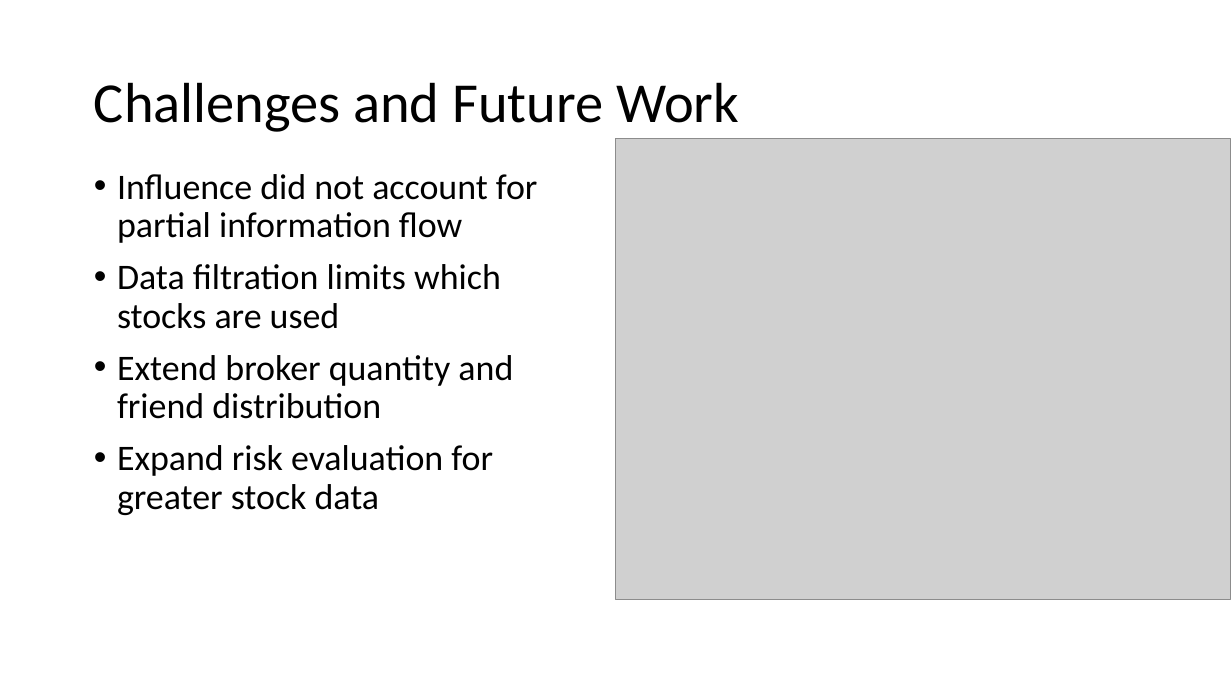
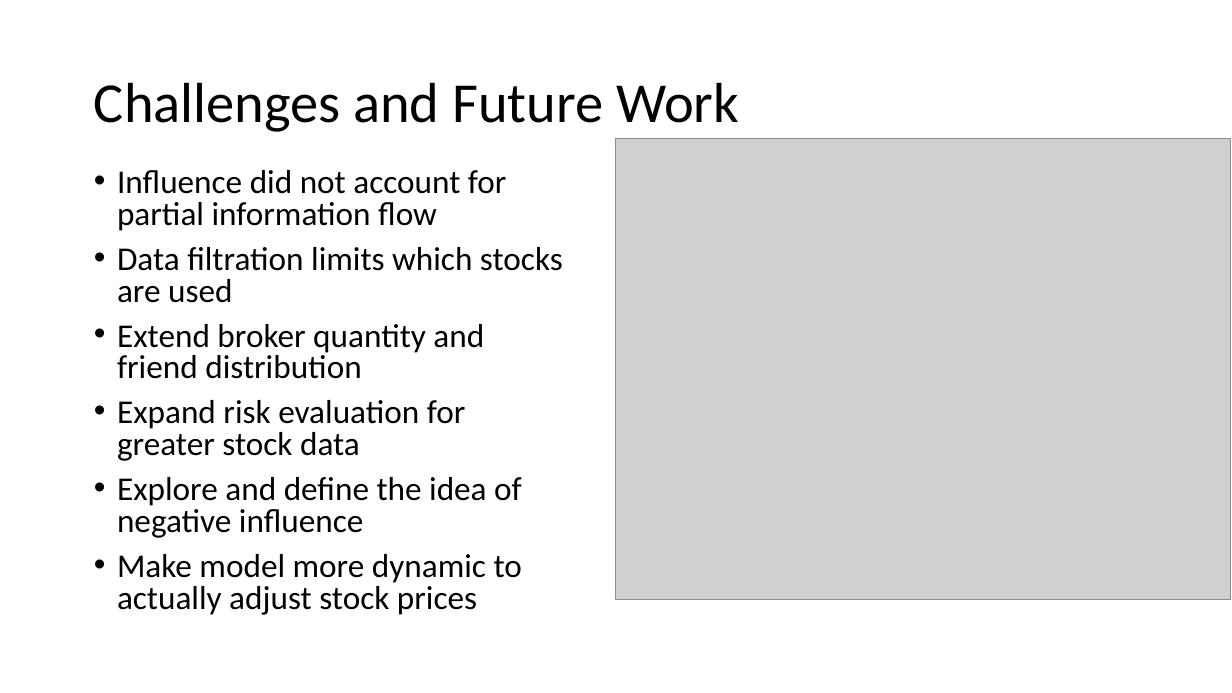
Before and after one commit to rjudy1/ComplexSystemsProject, a slide deck: slide 8 of Project Status Report Final/finalpresentation.pptx. Drawn at 1232x693 pixels with LibreOffice and Linux fonts; fonts in the diff are those of the drawing; grey boxes stand for pictures; background and template pictures are left out. Boxes give left, top, right and bottom in pixels: in the first picture for what was removed or moved away, otherwise in the second. Text is boxed around its words. In the diff, an @@ line names an element or a change of style, - is before the commit and + after.

```diff
--- a/Project Status Report Final/finalpresentation.pptx
+++ b/Project Status Report Final/finalpresentation.pptx
@@ text at box(117, 170, 563, 461): size 28 to 25.9 pt in "Influence did not account for partial information ...", "Data filtration limits which stocks are used", "Extend broker quantity and friend distribution", "Expand risk evaluation for greater stock data"; line spacing 0.9 to 0.8 @@
@@ text at box(117, 477, 522, 615): paragraphs added @@
+• Explore and define the idea of negative influence
+• Make model more dynamic to actually adjust stock prices
```
Also in this commit, not shown: 1 other slide changed.
